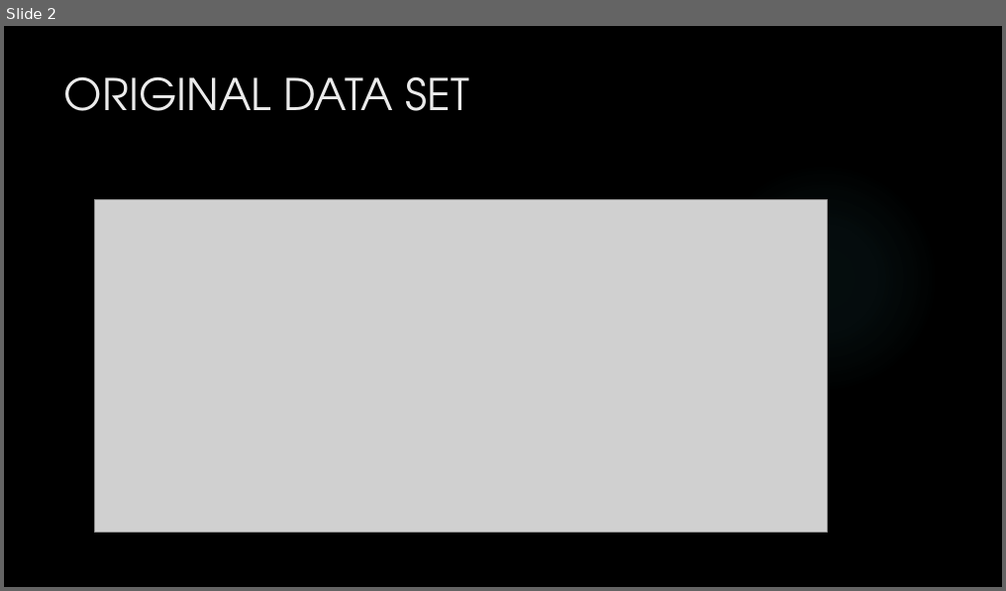
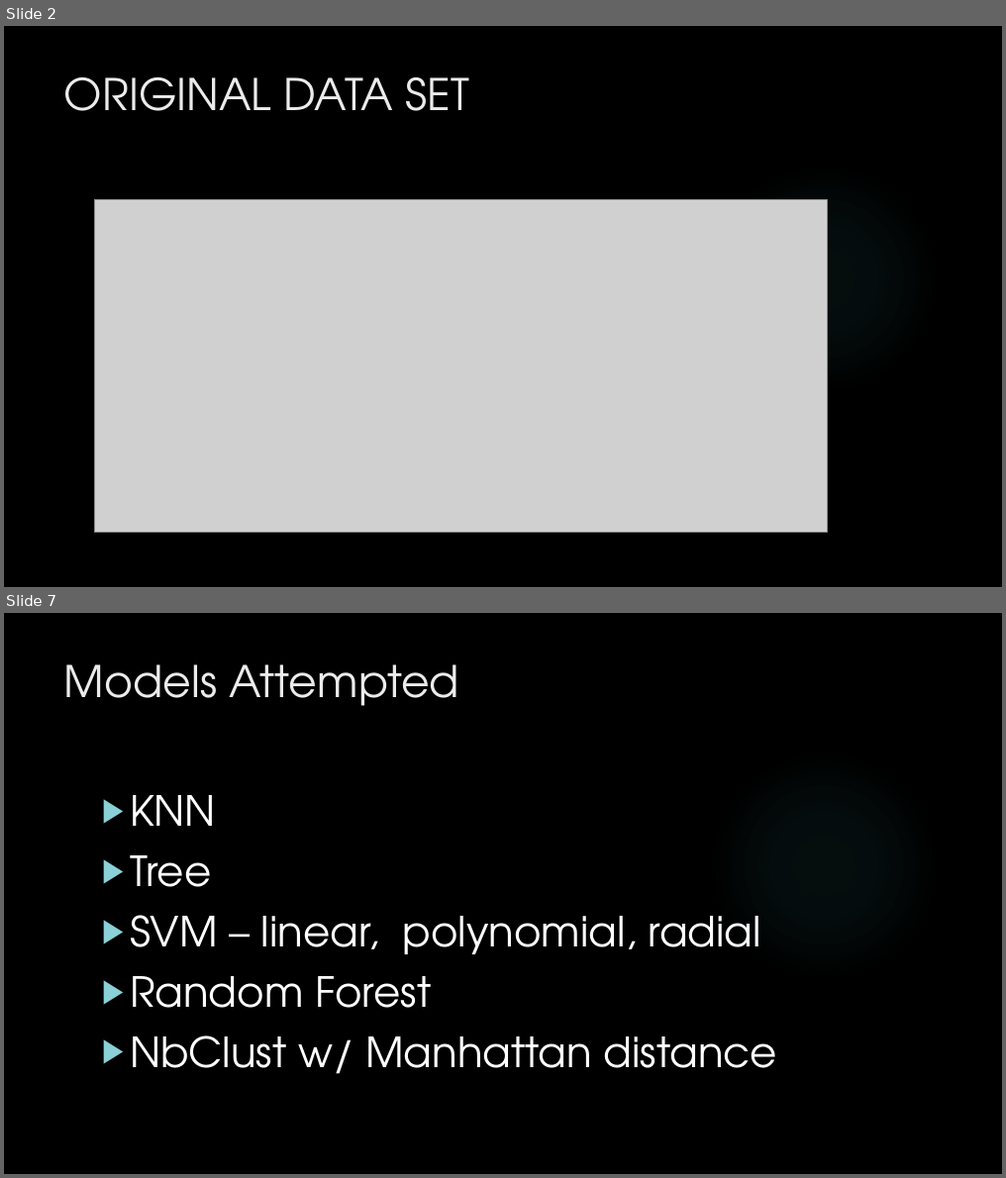
Before and after one commit to jedeming11/summerProject, a slide deck: Presentation.pptx. Shown one above the other, each under a label of ours: slide 2 before the commit, slides 2 and 7 after it; the slides between them are not shown. The pictures are 1006x591 and 1006x1178 pixels, drawn with LibreOffice and Linux fonts; fonts in the diff are those of the drawing; grey boxes stand for pictures; background and template pictures are left out. Boxes give left, top, right and bottom in pixels: in the first picture for what was removed or moved away, otherwise in the second. Text is boxed around its words. In the diff, an @@ line names an element or a change of style, - is before the commit and + after.

```diff
--- a/Presentation.pptx
+++ b/Presentation.pptx
@@ slide 7 added at box(4, 613, 1002, 1174), background picture (left out); not listed: 1 template element that a slide beside it also shows @@
@@ title added at box(64, 664, 459, 706), 42 pt, text #EBEBEB @@
+Models Attempted
@@ text added at box(130, 795, 778, 1074), 40 pt, text #FFFFFF @@
+▶ KNN
+▶ Tree
+▶ SVM – linear, polynomial, radial
+▶ Random Forest
+▶ NbClust w/ Manhattan distance
```
Also in this commit, not shown: 4 slides changed, 3 other slides added, 2 slides removed.
